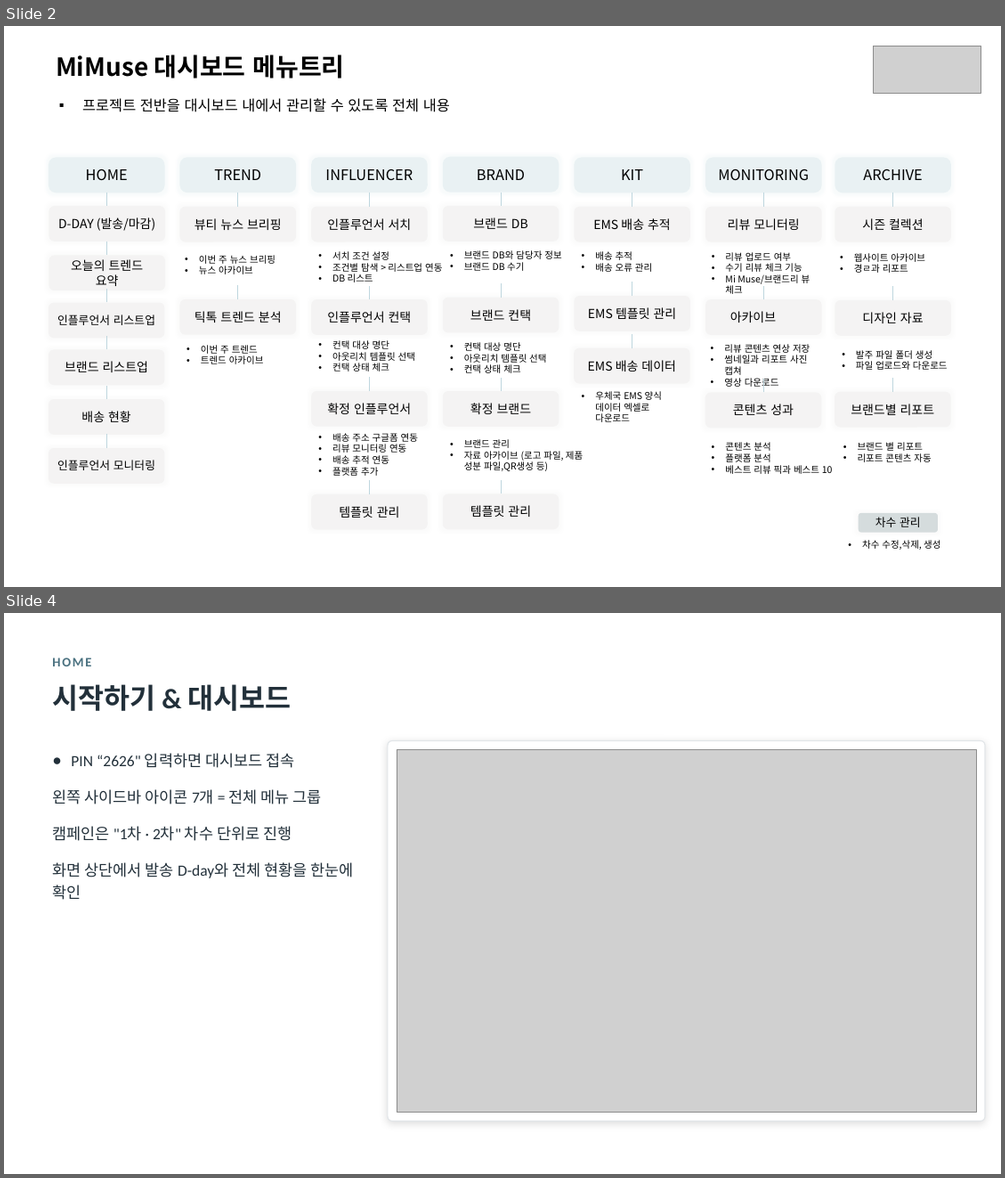
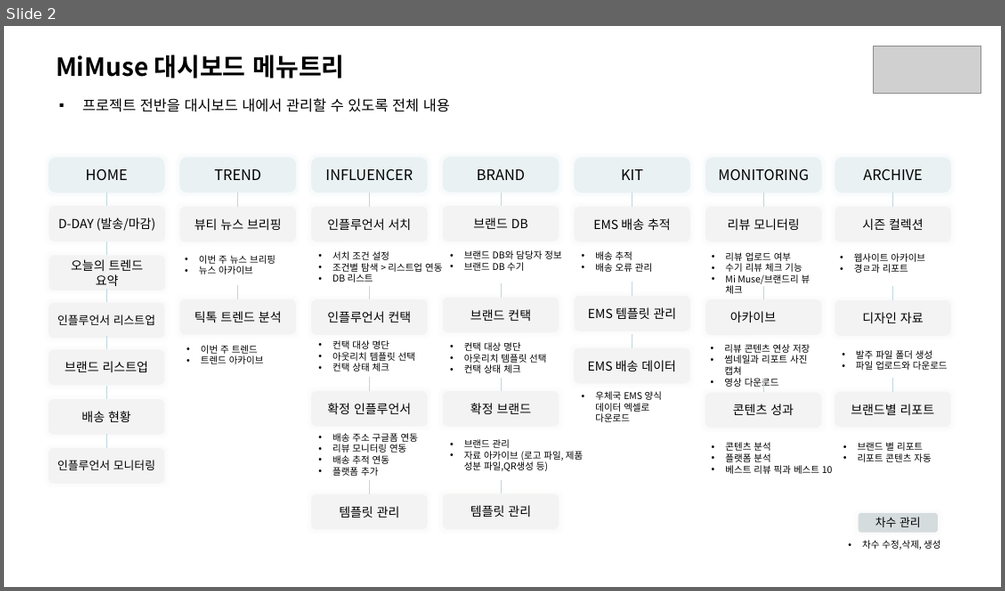
Before and after one commit to kaydeeloka/collab-net, a slide deck: docs/MiMuse_사용자매뉴얼.pptx. Shown one above the other, each under a label of ours: slides 2 and 4 before the commit, slide 2 after it; the slides between them are not shown. The pictures are 1005x1178 and 1005x591 pixels, drawn with LibreOffice and Linux fonts; fonts in the diff are those of the drawing; grey boxes stand for pictures. Boxes give left, top, right and bottom in pixels: in the first picture for what was removed or moved away, otherwise in the second. Text is boxed around its words. In the diff, an @@ line names an element or a change of style, - is before the commit and + after.

```diff
--- a/docs/MiMuse_사용자매뉴얼.pptx
+++ b/docs/MiMuse_사용자매뉴얼.pptx
@@ slide 4 removed at box(4, 613, 1001, 1174), background #FFFFFF @@
@@ text removed at box(52, 657, 91, 666) @@
-HOME
@@ text removed at box(52, 684, 291, 711) @@
-시작하기 & 대시보드
@@ rounded rectangle removed at box(388, 741, 985, 1121) @@
@@ text removed at box(52, 753, 354, 900) @@
-● PIN “2626" 입력하면 대시보드 접속
-왼쪽 사이드바 아이콘 7개 = 전체 메뉴 그룹
-캠페인은 "1차 · 2차" 차수 단위로 진행
-화면 상단에서 발송 D-day와 전체 현황을 한눈에 확인
@@ picture removed at box(396, 750, 976, 1111) @@
```
Also in this commit, not shown: 20 slides changed, 5 slides added, 1 other slide removed, 21 other files.
